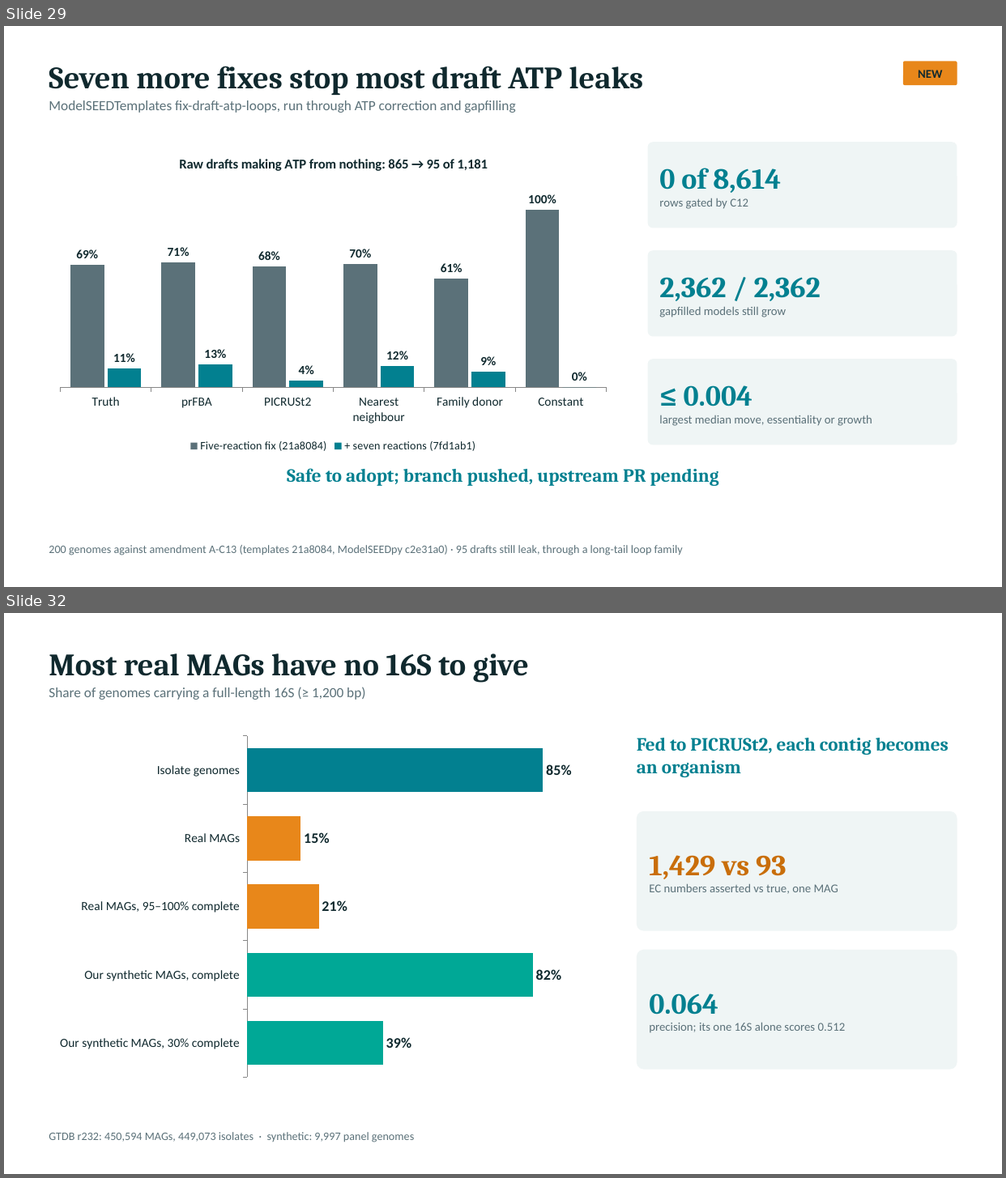
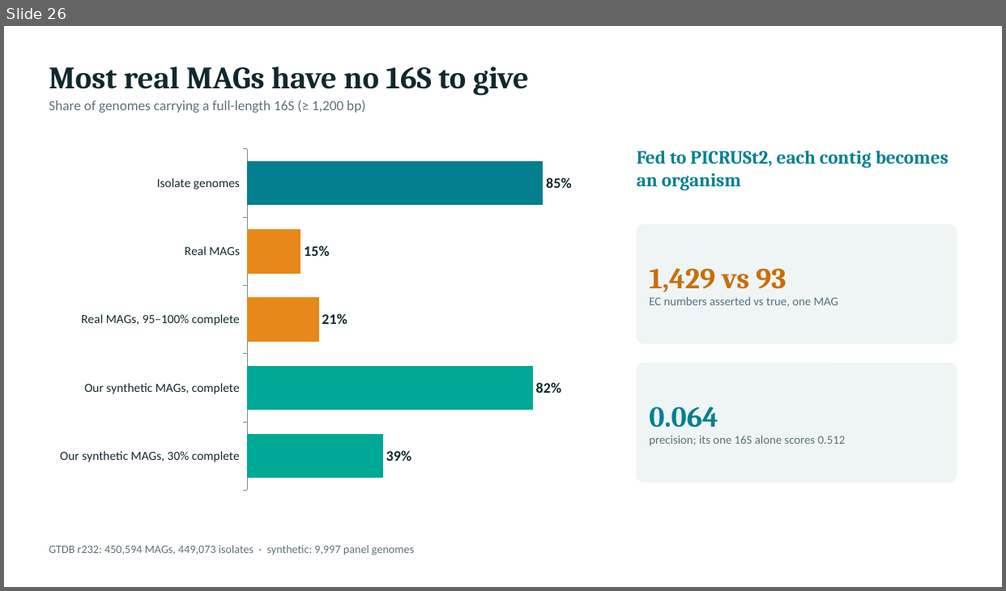
Before and after one commit to freiburgermsu/prFBA, a slide deck: presentations/prFBA_updates_2026-10.pptx. Shown one above the other, each under a label of ours: slides 29 and 32 before the commit, slide 26 after it; the slides between them are not shown. The pictures are 1006x1178 and 1006x591 pixels, drawn with LibreOffice and Linux fonts; fonts in the diff are those of the drawing. Boxes give left, top, right and bottom in pixels: in the first picture for what was removed or moved away, otherwise in the second. Text is boxed around its words. In the diff, an @@ line names an element or a change of style, - is before the commit and + after.

```diff
--- a/presentations/prFBA_updates_2026-10.pptx
+++ b/presentations/prFBA_updates_2026-10.pptx
@@ slide 29 removed at bbox=[4, 26, 1002, 587], background #FFFFFF @@
@@ text removed at bbox=[49, 66, 644, 113] @@
-Seven more fixes stop most draft ATP leaks
-ModelSEEDTemplates fix-draft-atp-loops, run through ATP correction and gapfilling
@@ rounded rectangle removed at bbox=[903, 61, 957, 85] @@
-NEW
@@ column chart removed at bbox=[49, 142, 618, 456] @@
-title "Raw drafts making ATP from nothing: 865 → 95 of 1,181"
-categories: Truth, prFBA, PICRUSt2, Nearest neighbour, Family donor, Constant
-Five-reaction fix (21a8084): 0.69, 0.7, 0.68, 0.69, 0.61, 1
-+ seven reactions (7fd1ab1): 0.1, 0.13, 0.04, 0.12, 0.09, 0
@@ rounded rectangle removed at bbox=[648, 142, 957, 228] @@
-0 of 8,614
-rows gated by C12
@@ rounded rectangle removed at bbox=[648, 250, 957, 337] @@
-2,362 / 2,362
-gapfilled models still grow
@@ rounded rectangle removed at bbox=[648, 359, 957, 446] @@
-≤ 0.004
-largest median move, essentiality or growth
@@ text removed at bbox=[287, 468, 719, 486] @@
-Safe to adopt; branch pushed, upstream PR pending
@@ text removed at bbox=[49, 545, 683, 556] @@
-200 genomes against amendment A-C13 (templates 21a8084, ModelSEEDpy c2e31a0) · 95 drafts still leak, through a long-tail loop family
@@ what was slide 32 is now slide 26 @@
```
Also in this commit, not shown: 12 slides changed, 6 other slides removed, 5 other files.
